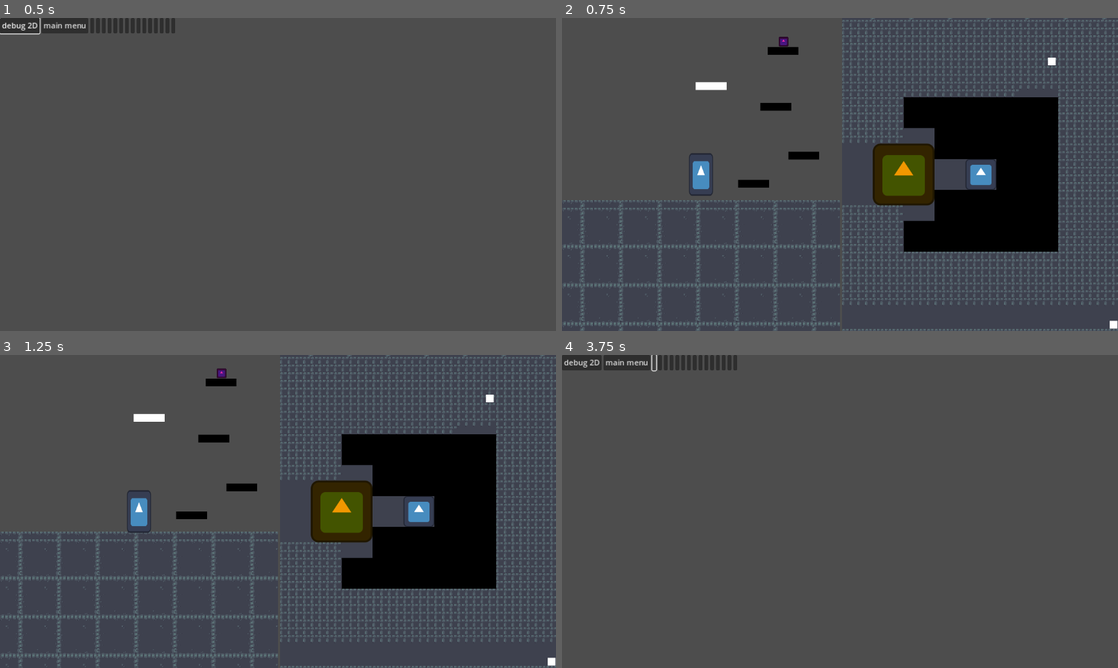
Above: before the commit, frames 1-4 (two rows, left to right).
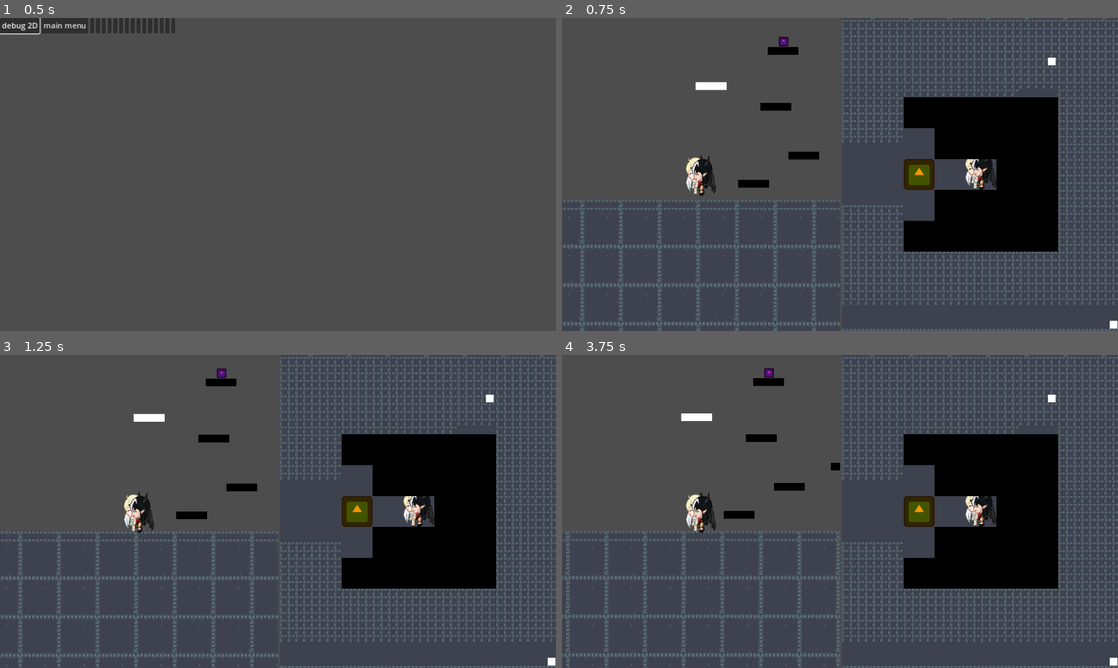
Above: after the commit, the same moments.

Repository: Where-is-my-input/Godot-Wild-Jam--72
Game: Godot game, scene res://system/debug.tscn
Two runs of this game, one before a commit and one after it. Both use one fixed random seed, a clock stepped at 60 frames per second and the inputs below. The engine's default icon, where the game draws it, is replaced by a stand-in: a white triangle on a blue panel in a dark square.
Inputs (mouse positions are in pixels of both pictures, inside the frame that each line leads up to):
- Up to frame 1 (0.5 s): no input
- Up to frame 2 (0.75 s): click "debug 2D" at 0.5 s
- Up to frame 3 (1.25 s): no input
- Up to frame 4 (3.75 s): tap Enter (ui_accept) at 1.25, 1.52, 2, 2.27 s; hold D (platformer_right) 1.28-2.78 s; tap N (frameAdvance, bound only after the commit) at 1.35, 2.1, 2.85 s; tap Escape (reset) at 2.75 s; hold A (platformer_left) 2.78-3.5 s; click (656, 361) at 3.52 s

Frame 1 is identical in both runs. In frame 2, 2.9% of the frame differs, in the area x 22-79%, y 40-60%; in frame 3, 2.9%; in frame 4, 19%, in the area x 0-100%, y 0-100%.

Commit message:
color swap fix

Diff:
--- a/characters/player/CharacterBody2D.gd
+++ b/characters/player/CharacterBody2D.gd
@@ -8,7 +8,6 @@
 # Get the gravity from the project settings to be synced with RigidBody nodes.
 var gravity = ProjectSettings.get_setting("physics/2d/default_gravity")
 
-var swap = false
 var pos = global_position
 
 func _physics_process(delta):
@@ -24,7 +23,6 @@
 	# As good practice, you should replace UI actions with custom gameplay actions.
 	var direction = Vector2(Input.get_axis("topdown_left", "topdown_right"), Input.get_axis("topdown_up", "topdown_down"))
 	if direction && tmr_movement_cooldown.is_stopped():
-		#swap = true
 		pos = global_position
 		velocity = direction * SPEED * 60
 		#position.x += SPEED * direction.x
@@ -36,11 +34,10 @@
 	#if move_and_slide(): swap = false
 	move_and_slide()
 
-	if snapped(pos, Vector2(0.1, 0.1)) != snapped(global_position, Vector2(0.1, 0.1)):
-		print(pos, " - ", global_position)
+	if snapped(pos, Vector2(1,1)) != snapped(global_position, Vector2(1,1)):
 		pos = global_position
 		Global.topdownColorSwap.emit()
+		#swap = false
 
 	#if swap:
 		#Global.topdownColorSwap.emit()
-		#swap = false
--- a/characters/player/player.tscn
+++ b/characters/player/player.tscn
@@ -1,7 +1,7 @@
 [gd_scene load_steps=4 format=3 uid="uid://dkie1lxfmvrdq"]
 
-[ext_resource type="Texture2D" uid="uid://cxi7f0rmsb5xd" path="res://icon.svg" id="1_m4fhi"]
 [ext_resource type="Script" path="res://characters/player/CharacterBody2D.gd" id="1_w41jy"]
+[ext_resource type="Texture2D" uid="uid://ih3f6rxdya7c" path="res://assets/img/sprites/sprite_boss_3.png" id="2_pnyy1"]
 
 [sub_resource type="RectangleShape2D" id="RectangleShape2D_ghccc"]
 size = Vector2(63, 63)
@@ -13,8 +13,9 @@
 script = ExtResource("1_w41jy")
 
 [node name="Sprite2D" type="Sprite2D" parent="CharacterBody2D"]
-scale = Vector2(0.5, 0.5)
-texture = ExtResource("1_m4fhi")
+position = Vector2(0, -8)
+scale = Vector2(0.402516, 0.406091)
+texture = ExtResource("2_pnyy1")
 
 [node name="CollisionShape2D" type="CollisionShape2D" parent="CharacterBody2D"]
 shape = SubResource("RectangleShape2D_ghccc")
--- a/characters/player_sidescroller/cb2Platformer.gd
+++ b/characters/player_sidescroller/cb2Platformer.gd
@@ -6,6 +6,7 @@
 
 # Get the gravity from the project settings to be synced with RigidBody nodes.
 var gravity = ProjectSettings.get_setting("physics/2d/default_gravity")
+@onready var tmr_jump_buffer = $tmrJumpBuffer
 
 
 func _physics_process(delta):
@@ -14,7 +15,10 @@
 		velocity.y += gravity * delta
 
 	# Handle jump.
-	if Input.is_action_just_pressed("platformer_up") and is_on_floor():
+
+	if Input.is_action_just_pressed("platformer_up"): tmr_jump_buffer.start(0.2)
+
+	if !tmr_jump_buffer.is_stopped() and is_on_floor():
 		velocity.y = JUMP_VELOCITY
 		Global.platformColorSwap.emit()
 
--- a/characters/player_sidescroller/player_sidescroller.tscn
+++ b/characters/player_sidescroller/player_sidescroller.tscn
@@ -1,7 +1,7 @@
 [gd_scene load_steps=4 format=3 uid="uid://masn73v70qmj"]
 
 [ext_resource type="Script" path="res://characters/player_sidescroller/cb2Platformer.gd" id="1_mjk4a"]
-[ext_resource type="Texture2D" uid="uid://cxi7f0rmsb5xd" path="res://icon.svg" id="1_nalih"]
+[ext_resource type="Texture2D" uid="uid://ih3f6rxdya7c" path="res://assets/img/sprites/sprite_boss_3.png" id="2_m5jw5"]
 
 [sub_resource type="RectangleShape2D" id="RectangleShape2D_rg027"]
 size = Vector2(34, 70)
@@ -12,11 +12,15 @@
 script = ExtResource("1_mjk4a")
 
 [node name="Sprite2D" type="Sprite2D" parent="cb2Platformer"]
-scale = Vector2(0.390625, 0.6875)
-texture = ExtResource("1_nalih")
+position = Vector2(0, 1.85938)
+scale = Vector2(0.390625, 0.424968)
+texture = ExtResource("2_m5jw5")
 
 [node name="CollisionShape2D" type="CollisionShape2D" parent="cb2Platformer"]
 position = Vector2(0, 7)
 shape = SubResource("RectangleShape2D_rg027")
 
 [node name="Camera2D" type="Camera2D" parent="cb2Platformer"]
+
+[node name="tmrJumpBuffer" type="Timer" parent="cb2Platformer"]
+one_shot = true
--- a/project.godot
+++ b/project.godot
@@ -117,6 +117,16 @@
 "events": [Object(InputEventKey,"resource_local_to_scene":false,"resource_name":"","device":-1,"window_id":0,"alt_press …(182 unchanged characters)…
 ]
 }
+pause={
+"deadzone": 0.5,
+"events": [Object(InputEventKey,"resource_local_to_scene":false,"resource_name":"","device":-1,"window_id":0,"alt_pressed":false,"shift_pressed":false,"ctrl_pressed":false,"meta_pressed":false,"pressed":false,"keycode":0,"physical_keycode":80,"key_label":0,"unicode":112,"echo":false,"script":null)
+]
+}
+frameAdvance={
+"deadzone": 0.5,
+"events": [Object(InputEventKey,"resource_local_to_scene":false,"resource_name":"","device":-1,"window_id":0,"alt_pressed":false,"shift_pressed":false,"ctrl_pressed":false,"meta_pressed":false,"pressed":false,"keycode":0,"physical_keycode":78,"key_label":0,"unicode":110,"echo":false,"script":null)
+]
+}
 
 [rendering]
 
--- a/system/debu_2d.tscn
+++ b/system/debu_2d.tscn
@@ -1,7 +1,8 @@
-[gd_scene load_steps=3 format=3 uid="uid://bakstd6iedbiw"]
+[gd_scene load_steps=4 format=3 uid="uid://bakstd6iedbiw"]
 
 [ext_resource type="PackedScene" uid="uid://b5vqsyjpuj3lh" path="res://system/debug_platformer.tscn" id="1_relfe"]
 [ext_resource type="PackedScene" uid="uid://d1sb4a344me55" path="res://system/debug_topdown.tscn" id="2_a7qm5"]
+[ext_resource type="PackedScene" uid="uid://da58cqp4mannw" path="res://system/debugger.tscn" id="3_2n8ig"]
 
 [node name="debu2D" type="Node2D"]
 
@@ -28,3 +29,5 @@
 render_target_update_mode = 4
 
 [node name="debug_topdown" parent="BoxContainer/SubViewportContainer2/SubViewport" instance=ExtResource("2_a7qm5")]
+
+[node name="debugger" parent="." instance=ExtResource("3_2n8ig")]
--- a/system/debug_topdown.tscn
+++ b/system/debug_topdown.tscn
@@ -14,7 +14,7 @@
 layer_0/tile_data = PackedInt32Array(-327688, 262145, 3, -327687, 262145, 3, -327686, 262145, 3, -327685, 262145, 3, -3 …(86708 unchanged characters)…
 
 [node name="door" parent="." instance=ExtResource("3_hsm85")]
-position = Vector2(-160, 0)
+position = Vector2(-128, 0)
 
 [node name="turret" parent="." instance=ExtResource("4_pywg3")]
 position = Vector2(147, -234)
--- /dev/null
+++ b/system/debugger.gd
@@ -0,0 +1,24 @@
+extends Node
+
+var nextFrame = false
+
+#func _ready():
+	#if Global.gameMode != Global.mode.TRAINING:
+		#queue_free()
+
+func _process(_delta):
+	if get_tree().paused == false and nextFrame == true:
+		get_tree().paused = true
+
+	if Input.is_action_just_pressed("pause"):
+		if get_tree().paused == false:
+			get_tree().paused = true
+		elif get_tree().paused == true:
+			nextFrame = false
+			get_tree().paused = false
+
+	if Input.is_action_just_pressed("frameAdvance"):
+		if get_tree().paused == false:
+			get_tree().paused = true
+		nextFrame = true
+		get_tree().paused = false
--- /dev/null
+++ b/system/debugger.tscn
@@ -0,0 +1,7 @@
+[gd_scene load_steps=2 format=3 uid="uid://da58cqp4mannw"]
+
+[ext_resource type="Script" path="res://system/debugger.gd" id="1_gi5cp"]
+
+[node name="debugger" type="Node"]
+process_mode = 3
+script = ExtResource("1_gi5cp")
--- a/world/collision/door.tscn
+++ b/world/collision/door.tscn
@@ -11,9 +11,10 @@
 
 [node name="CharacterBody2D" type="CharacterBody2D" parent="."]
 
+[node name="Sprite2D" type="Sprite2D" parent="CharacterBody2D"]
+modulate = Color(0.946985, 0.596273, 0, 1)
+scale = Vector2(0.5, 0.5)
+texture = ExtResource("1_n45nk")
+
 [node name="CollisionShape2D" type="CollisionShape2D" parent="CharacterBody2D"]
 shape = SubResource("RectangleShape2D_4cr8o")
-
-[node name="Sprite2D" type="Sprite2D" parent="CharacterBody2D"]
-modulate = Color(0.946985, 0.596273, 0, 1)
-texture = ExtResource("1_n45nk")
Binary file added: assets/img/sprites/sprite_boss_3.png
Not shown, added: assets/img/sprites/sprite_boss_3.png.import
